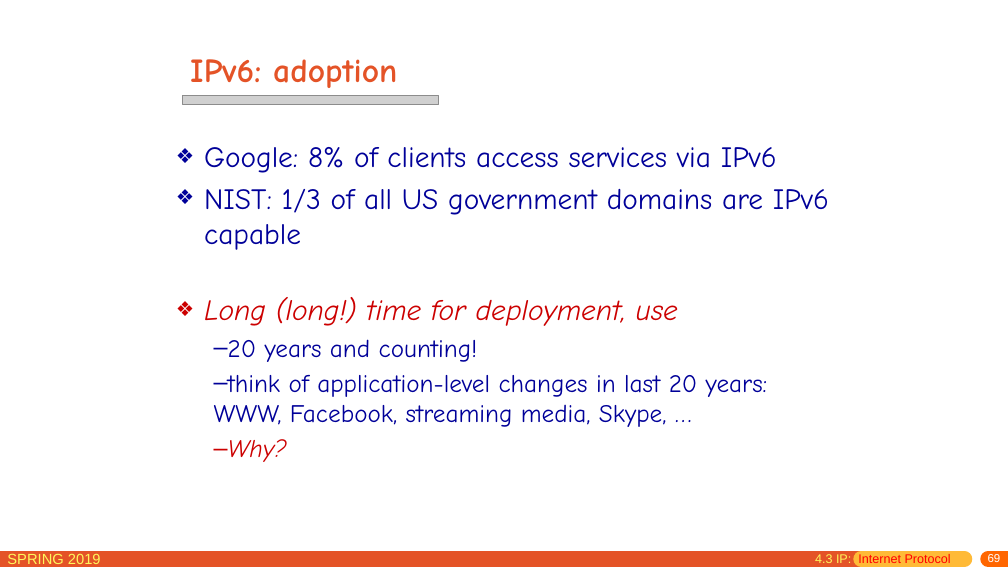
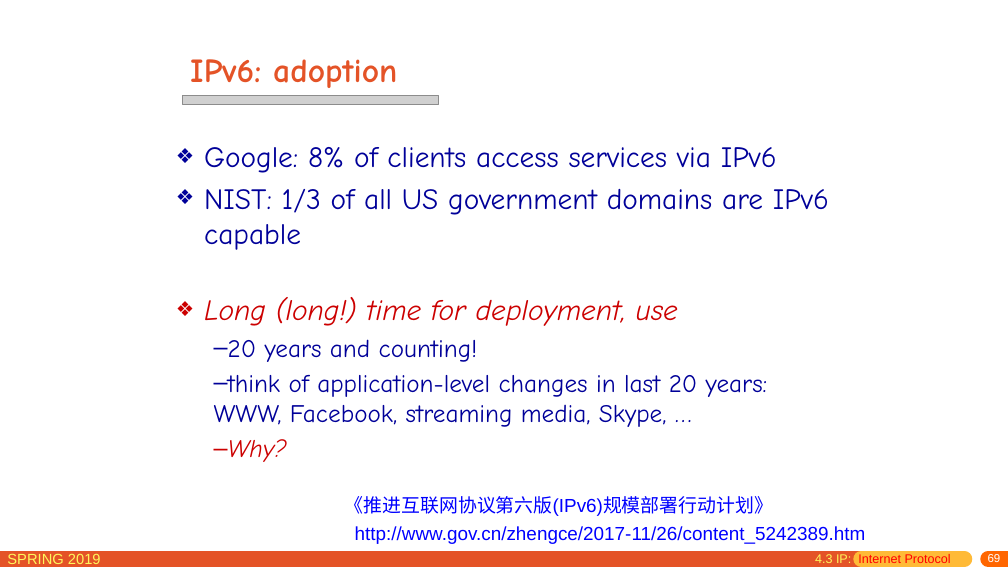
Before and after one commit to jichenghu/PPT_networkDistributed, a slide deck: slide 69 of chapter4.pptx. Drawn at 1008x567 pixels with LibreOffice and Linux fonts; fonts in the diff are those of the drawing; grey boxes stand for pictures. Boxes give left, top, right and bottom in pixels: in the first picture for what was removed or moved away, otherwise in the second. Text is boxed around its words. In the diff, an @@ line names an element or a change of style, - is before the commit and + after.

```diff
--- a/chapter4.pptx
+++ b/chapter4.pptx
@@ text added at (345,496,773,516), 18 pt, text #0000FF @@
+《推进互联网协议第六版(IPv6)规模部署行动计划》
@@ text added at (355,526,866,544), 18 pt, text #0000FF @@
+http://www.gov.cn/zhengce/2017-11/26/content_5242389.htm
```
Also in this commit, not shown: 28 other slides changed, 8 slides added.
